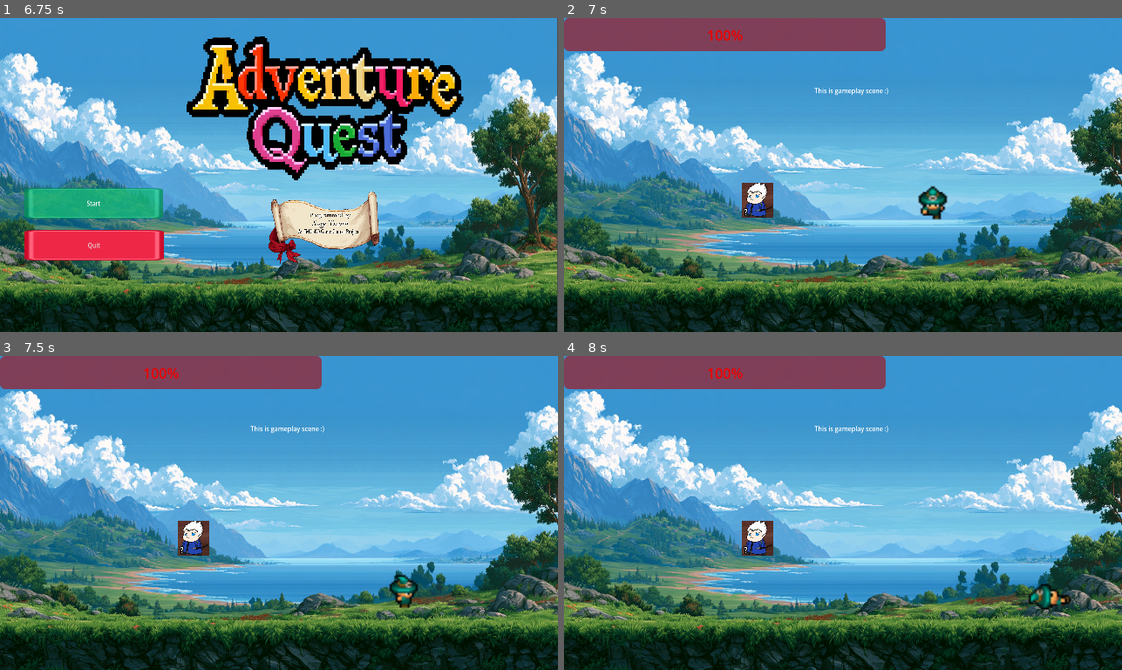
Above: before the commit, frames 1-4 (two rows, left to right).
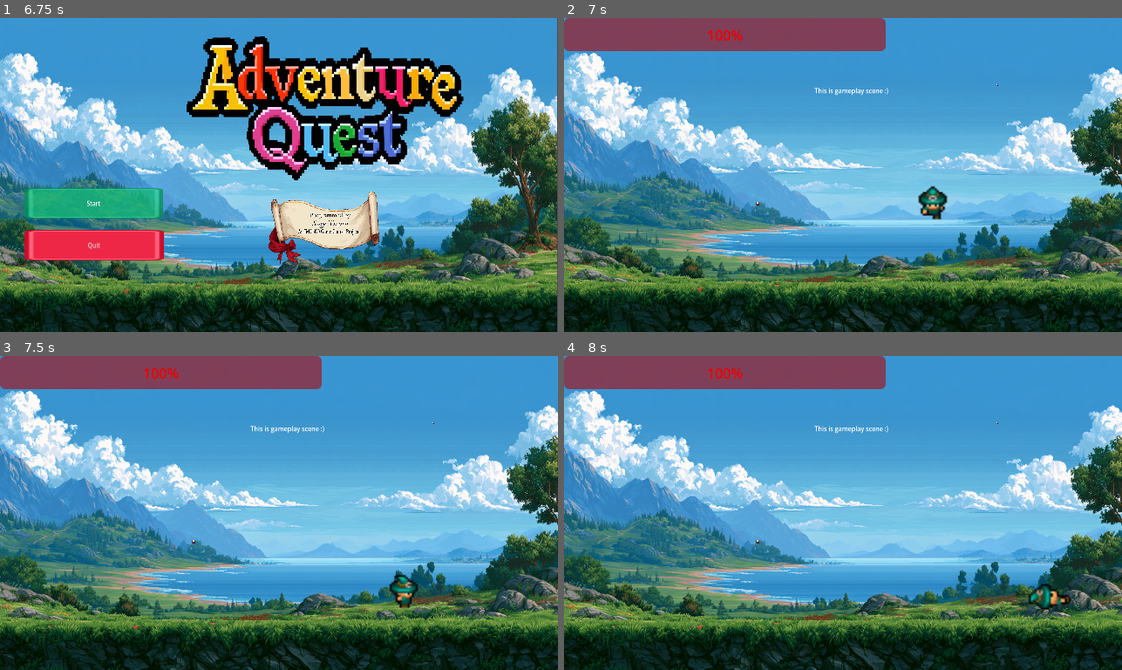
Above: after the commit, the same moments.

Repository: TheSateWarco/2dTDFantasyAdventureGame
Game: Godot game, scene res://Tesoro_Sage_FantasyAdventure/Scenes/UI/start_screen_ui.tscn
The game is run twice, just before and just after one commit, with the same random seed, the same clock (stepped at 60 frames per second) and the same inputs. Sound files missing from this copy of the repository are replaced by a short silence.
Inputs:
- Up to frame 1 (6.75 s): click "Start" at 0.5 s; click "Start" at 1.25 s; tap Enter at 2, 3.5, 5 s; hold D (moveRight) 2.03-2.78 s; hold M (testDie) 2.03-2.78 s; tap Space at 2.75, 4.25, 5.75 s; hold S (moveDown) 2.78-3.53 s; tap E (attack) at 2.85, 5.85 s; tap M (testDie) at 3.05, 4.55, 6.05 s; hold D (moveRight) 3.53-4.28 s; hold M (testDie) 3.53-4.28 s; hold W (moveUp) 4.28-5.03 s; tap N (testHit) at 4.35 s; hold M (testDie) 5.03-5.78 s; hold A (moveLeft) 5.03-6.53 s; hold S (moveDown) from 6.53 s (still down); hold M (testDie) from 6.53 s (still down)
- Up to frame 2 (7 s): keep holding S (moveDown); keep holding M (testDie)
- Up to frame 3 (7.5 s): release S (moveDown) at 7.28 s; release M (testDie) at 7.28 s; hold D (moveRight) from 7.28 s (still down); tap N (testHit) at 7.35 s
- Up to frame 4 (8 s): keep holding D (moveRight); tap M (testDie) at 7.55 s

Frame 1 is identical in both runs. In frame 2, 0.6% of the frame differs, in the area x 31-78%, y 21-64%; in frame 3, 0.6%; in frame 4, 0.6%.
Error in both runs: Cannot call method 'change_scene_to_file' on a null value. (res://Tesoro_Sage_FantasyAdventure/Scripts/start_screen_ui.gd:8)

Commit message:
IDK too much to remember

Diff:
--- a/2dtd-fantasy-adventure-game/Tesoro_Sage_FantasyAdventure/Scenes/Characters/Blob.tscn
+++ b/2dtd-fantasy-adventure-game/Tesoro_Sage_FantasyAdventure/Scenes/Characters/Blob/Blob.tscn
@@ -9,13 +9,13 @@
 radius = 19.186903
 
 [node name="Blob" type="CharacterBody2D" unique_id=608503223]
-scale = Vector2(2.525, 2.525)
+scale = Vector2(0.2, 0.2)
 collision_layer = 2
 script = ExtResource("1_hxqqi")
 
 [node name="Sprite2D" type="Sprite2D" parent="." unique_id=1430882816]
 position = Vector2(0, -1.955)
-scale = Vector2(0.04, 0.04)
+scale = Vector2(0.039230824, 0.039469555)
 texture = ExtResource("1_y8vdf")
 
 [node name="CollisionShape2D" type="CollisionShape2D" parent="." unique_id=1212402065]
--- /dev/null
+++ b/2dtd-fantasy-adventure-game/Tesoro_Sage_FantasyAdventure/Scenes/Characters/Blob/BlobSpawner.tscn
@@ -0,0 +1,16 @@
+[gd_scene format=3 uid="uid://bnkc7ld2q82yy"]
+
+[ext_resource type="Script" uid="uid://br6s88p6f0bgh" path="res://Tesoro_Sage_FantasyAdventure/Scenes/Characters/Blob/blobSpawner.gd" id="1_38dhv"]
+
+[node name="BlobSpawner" type="Node2D" unique_id=707178425]
+position = Vector2(1, 0)
+scale = Vector2(3, 3)
+script = ExtResource("1_38dhv")
+
+[node name="SpawnTimer" type="Timer" parent="." unique_id=928785792]
+
+[node name="SpawnPoint1" type="Marker2D" parent="." unique_id=530810691]
+position = Vector2(-31, -42)
+
+[node name="SpawnPoint2" type="Marker2D" parent="." unique_id=1480717098]
+position = Vector2(47, 36)
--- /dev/null
+++ b/2dtd-fantasy-adventure-game/Tesoro_Sage_FantasyAdventure/Scenes/Characters/Blob/blobSpawner.gd
@@ -0,0 +1,81 @@
+
+extends Node2D
+
+# 1. Configuration Exports
+@export var blob_scene: PackedScene # Drag and drop BlobMonster.tscn here
+@export var spawn_cooldown: float = 4.0 # Time between spawn attempts
+@export var max_blobs_alive: int = 5 # Maximum number of blobs alive
+
+
+# 2. Tracking Properties
+var spawn_points: Array[Marker2D] = []
+var active_blobs: Array[CharacterBody2D] = []
+
+@onready var spawn_timer: Timer = $SpawnTimer
+
+
+func _ready() -> void:
+	# 1. Automatically collect all child Marker2D nodes
+	for child in get_children():
+		if child is Marker2D:
+			spawn_points.append(child)
+
+	# If no markers exist, create a default spawn point
+	if spawn_points.is_empty():
+		var default_marker = Marker2D.new()
+		add_child(default_marker)
+		spawn_points.append(default_marker)
+
+	# 2. Initialize the spawn timer
+	spawn_timer.wait_time = spawn_cooldown
+	spawn_timer.timeout.connect(_on_spawn_timer_timeout)
+	spawn_timer.start()
+
+
+func _on_spawn_timer_timeout() -> void:
+	# 3. Remove blobs that have been freed
+	active_blobs = active_blobs.filter(
+		func(blob): return is_instance_valid(blob)
+	)
+
+	# 4. Enforce the maximum population
+	if active_blobs.size() >= max_blobs_alive:
+		return # Skip this spawn attempt if the map is full
+
+	if blob_scene:
+		spawn_new_blob()
+
+
+func spawn_new_blob() -> void:
+	# 5. Pick a random spawn location
+	var random_marker = spawn_points.pick_random()
+	print(random_marker)
+	# 6. Instantiate the blob scene
+	var new_blob = blob_scene.instantiate() as CharacterBody2D
+	new_blob.add_to_group("enemies")
+	# 7. Set the blob's global position
+	new_blob.global_position = random_marker.global_position
+
+	# 8. Track the blob and add it to the active level
+	active_blobs.append(new_blob)
+	get_parent().add_child.call_deferred(new_blob)
+
+	# Optional: Play a spawn animation
+	trigger_spawn_juice(new_blob)
+
+
+func trigger_spawn_juice(target_blob: CharacterBody2D) -> void:
+	# Find the blob's sprite
+	var blob_sprite = target_blob.get_node_or_null("Sprite2D")
+
+	if blob_sprite:
+		# Animate the sprite as it emerges
+		var spawn_tween = create_tween()
+		blob_sprite.scale = Vector2.ZERO
+
+		spawn_tween.tween_property(
+			blob_sprite, "scale", Vector2(1.3, 1.3), 0.15
+		)
+		spawn_tween.tween_property(
+			blob_sprite, "scale", Vector2(1.0, 1.0), 0.1
+		)
--- a/2dtd-fantasy-adventure-game/Tesoro_Sage_FantasyAdventure/Scenes/Levels/MainGameLvl.tscn
+++ b/2dtd-fantasy-adventure-game/Tesoro_Sage_FantasyAdventure/Scenes/Levels/MainGameLvl.tscn
@@ -3,7 +3,8 @@
 [ext_resource type="Texture2D" uid="uid://ce2koajwud1xt" path="res://Tesoro_Sage_FantasyAdventure/Assets/Art/Backgrounds/BG_01.png" id="1_k0x5d"]
 [ext_resource type="PackedScene" uid="uid://dq1cld2f0x4ew" path="res://Tesoro_Sage_FantasyAdventure/Scenes/Characters/Player.tscn" id="2_iuuj8"]
 [ext_resource type="PackedScene" uid="uid://cke0gxn00xiji" path="res://Tesoro_Sage_FantasyAdventure/Scenes/HUD/HealthBar.tscn" id="3_4frqq"]
-[ext_resource type="PackedScene" uid="uid://cmuknvmn604cd" path="res://Tesoro_Sage_FantasyAdventure/Scenes/Characters/Blob.tscn" id="4_pupx1"]
+[ext_resource type="PackedScene" uid="uid://cmuknvmn604cd" path="res://Tesoro_Sage_FantasyAdventure/Scenes/Characters/Blob/Blob.tscn" id="4_pupx1"]
+[ext_resource type="PackedScene" uid="uid://bnkc7ld2q82yy" path="res://Tesoro_Sage_FantasyAdventure/Scenes/Characters/Blob/BlobSpawner.tscn" id="5_1gsnn"]
 
 [node name="MainGameLvl" type="Node2D" unique_id=1953114883]
 scale = Vector2(0.447585, 0.4963298)
@@ -31,4 +32,11 @@
 
 [node name="Blob" parent="." unique_id=608503223 groups=["enemies"] instance=ExtResource("4_pupx1")]
 position = Vector2(495.9952, 429.15012)
-scale = Vector2(4.02, 4.02)
+scale = Vector2(0.4, 0.4)
+
+[node name="BlobSpawner" parent="." unique_id=707178425 instance=ExtResource("5_1gsnn")]
+position = Vector2(764.1007, 425.1205)
+blob_scene = ExtResource("4_pupx1")
+
+[node name="Blob2" parent="." unique_id=2103814321 groups=["enemies"] instance=ExtResource("4_pupx1")]
+position = Vector2(1110.4036, 155.1388)
--- a/2dtd-fantasy-adventure-game/Tesoro_Sage_FantasyAdventure/Scripts/blobAI.gd
+++ b/2dtd-fantasy-adventure-game/Tesoro_Sage_FantasyAdventure/Scripts/blobAI.gd
@@ -1,7 +1,7 @@
 
 extends CharacterBody2D
 
-enum State { IDLE, PATROL, CHASE, ATTACK }
+enum State { IDLE, PATROL, CHASE, SEARCH, ATTACK }
 
 @export_group("Movement")
 @export var patrol_speed: float = 40.0
@@ -9,8 +9,10 @@
 
 @export_group("Timing")
 @export var idle_time: float = 2.0
-@export var chase_time: float = 2.0
 @export var patrol_distance: float = 100.0
+@export var search_wait_time: float = 1.0
+var search_timer: float = 0.0
+var last_known_player_location: Vector2 = Vector2.ZERO
 
 
 
@@ -56,7 +58,11 @@
 		State.CHASE:
 			chase_player()
 
+		State.SEARCH:
+			search_last_location(delta)
+
 	move_and_slide()
+
 
 
 func patrol():
@@ -77,17 +83,18 @@
 		current_state = State.IDLE
 
 func chase_player():
-	var direction = 0
 	if not is_instance_valid(player):
 		player = null
-		chase_timer = chase_time
-		while chase_timer > 0:
-			direction = lastKnownPlayerLocation
-			velocity = direction * chase_speed
-			chase_timer -= 1
-		current_state = State.PATROL
-		velocity = Vector2.ZERO
+		current_state = State.SEARCH
 		return
+
+	last_known_player_location = player.global_position
+
+	var direction = global_position.direction_to(
+		last_known_player_location
+	)
+
+	velocity = direction * chase_speed
 
 	direction = global_position.direction_to(
 		player.global_position
@@ -96,6 +103,23 @@
 
 	velocity = direction * chase_speed
 
+func search_last_location(delta):
+	var distance = global_position.distance_to(
+		last_known_player_location
+	)
+
+	if distance > 5.0:
+		var direction = global_position.direction_to(
+			last_known_player_location
+		)
+		velocity = direction * chase_speed
+	else:
+		velocity = Vector2.ZERO
+		search_timer -= delta
+
+		if search_timer <= 0:
+			idle_timer = idle_time
+			current_state = State.IDLE
 
 func _on_body_entered(body: Node2D):
 	if body is CharacterBody2D and body.is_in_group("player"):
@@ -103,7 +127,20 @@
 		current_state = State.CHASE
 
 
+
+
 func _on_body_exited(body: Node2D):
 	if body == player:
+		last_known_player_location = player.global_position
 		player = null
-		current_state = State.PATROL
+		search_timer = search_wait_time
+		current_state = State.SEARCH
+
+func take_damage(amount: int) -> void:
+# If you decide to add an enemy health variable later, manage it here
+# For now, let's just make it die instantly upon a player strike
+	die()
+
+func die() -> void:
+# Safely vanish the monster scene tree instance cleanly between engine steps
+	queue_free()
--- a/2dtd-fantasy-adventure-game/Tesoro_Sage_FantasyAdventure/Scripts/damageArea.gd
+++ b/2dtd-fantasy-adventure-game/Tesoro_Sage_FantasyAdventure/Scripts/damageArea.gd
@@ -23,4 +23,5 @@
 
 	if body.is_in_group("enemies"):
 		player.take_damage(damage)
+		player.apply_knockback(body.global_position)
 		print("Player health: ", player.health)
--- a/2dtd-fantasy-adventure-game/Tesoro_Sage_FantasyAdventure/Scripts/player.gd
+++ b/2dtd-fantasy-adventure-game/Tesoro_Sage_FantasyAdventure/Scripts/player.gd
@@ -17,19 +17,37 @@
 	play_action_animation("hit")
 	health_changed.emit(health)
 
+var knockback_velocity: Vector2 = Vector2.ZERO
 
+@export var knockback_strength: float = 250.0
+@export var knockback_friction: float = 800.0
 
-func _physics_process(_delta):
+func apply_knockback(source_position: Vector2):
+	var knockback_direction = global_position - source_position
+	knockback_direction = knockback_direction.normalized()
 
-	var inputDirection = Input.get_vector("moveLeft", "moveRight", "moveUp",
-	"moveDown")
+	knockback_velocity = knockback_direction * knockback_strength
+
+func _physics_process(delta):
+	var inputDirection = Input.get_vector(
+		"moveLeft", "moveRight", "moveUp", "moveDown"
+	)
 
 	velocity = inputDirection * speed
+
+	# Apply knockback
+	velocity += knockback_velocity
+	knockback_velocity = knockback_velocity.move_toward(
+		Vector2.ZERO,
+		knockback_friction * delta
+	)
+
 	update_direction(inputDirection)
+
 	if not is_action_playing:
 		update_movement_animation(inputDirection)
+
 	move_and_slide()
-
 func update_movement_animation(input_direction):
 	if input_direction == Vector2.ZERO:
 		animatedSprite.play("idle" + lastDirection)
Not shown, added: 2dtd-fantasy-adventure-game/Tesoro_Sage_FantasyAdventure/Scenes/Characters/Blob/blobSpawner.gd.uid
